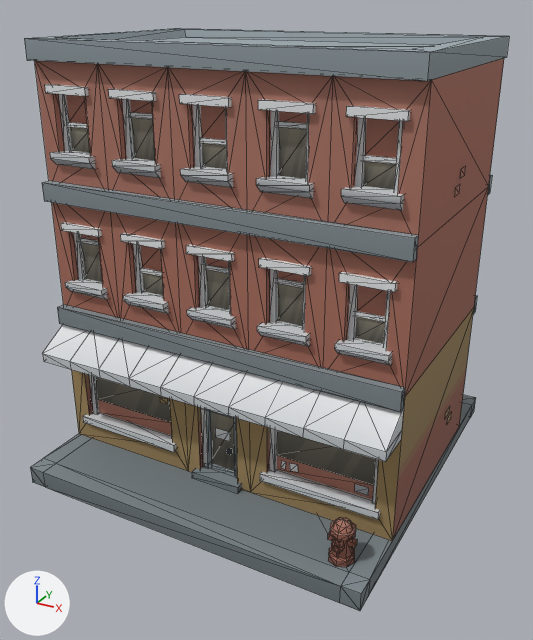
One commit to the glTF model public/models/props/cairo-walkup-a.glb: the scene before it, then after it.
Rendered twice from a 50 mm camera at (1.85, -3.41, 2.54) aimed at (0.04, -0.12, 0.89). The axes (+X, +Y, +Z) are drawn at lower left. The lights are the same throughout. The first picture is the older version. Mesh edges are drawn as thin lines. Where no turn or scale is listed for an object, it has been applied to the vertices. Vertices at exactly the same position are counted once.

Objects in the first picture: 'building_E'.
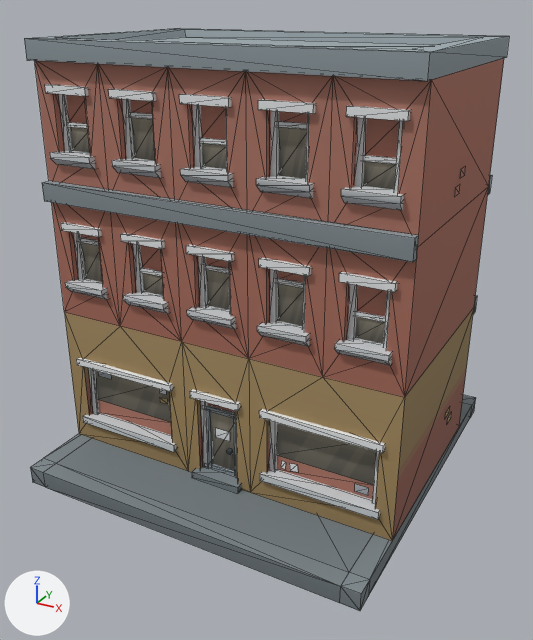
Changed parts and their boxes (x1, y1, x2, y2) in the pictures (533 x 640 px):
part 1 of me_building_e, deleted (brown)
    before: (328, 517, 356, 567)
part 2 of me_building_e, deleted
    before: (42, 325, 404, 462)
part 3 of me_building_e, deleted
    before: (331, 540, 344, 553)
part 4 of me_building_e, deleted
    before: (57, 304, 405, 412)
part 5 of me_building_e, deleted
    before: (328, 532, 357, 549)

What the commit changed:
me_building_e is used by ob_building_e; location (0.0, 0.0, 0.0).
me_building_e had 1101 vertices, 1326 faces and spanned x -1.0..1.0, y -1.0..1.0, z 0.0..2.35.
me_building_e now has 958 vertices, 1098 faces and spans x -1.0..1.0, y -1.0..1.0, z 0.0..2.35.
me_building_e part 1: the loose piece of 65 vertices spanning x 0.76..0.9, y -0.9..-0.76, z 0.1..0.32 is deleted.
me_building_e part 2: the loose piece of 37 vertices spanning x -1.0..1.0, y -0.8..-0.6, z 0.68..0.85 is deleted.
me_building_e part 3: the loose piece of 25 vertices spanning x 0.8..0.86, y -0.9..-0.84, z 0.18..0.24 is deleted.
me_building_e part 4: the loose piece of 8 vertices spanning x -1.0..1.0, y -0.65..-0.6, z 0.85..0.95 is deleted.
me_building_e part 5: the loose piece of 8 vertices spanning x 0.76..0.9, y -0.85..-0.81, z 0.19..0.23 is deleted.
